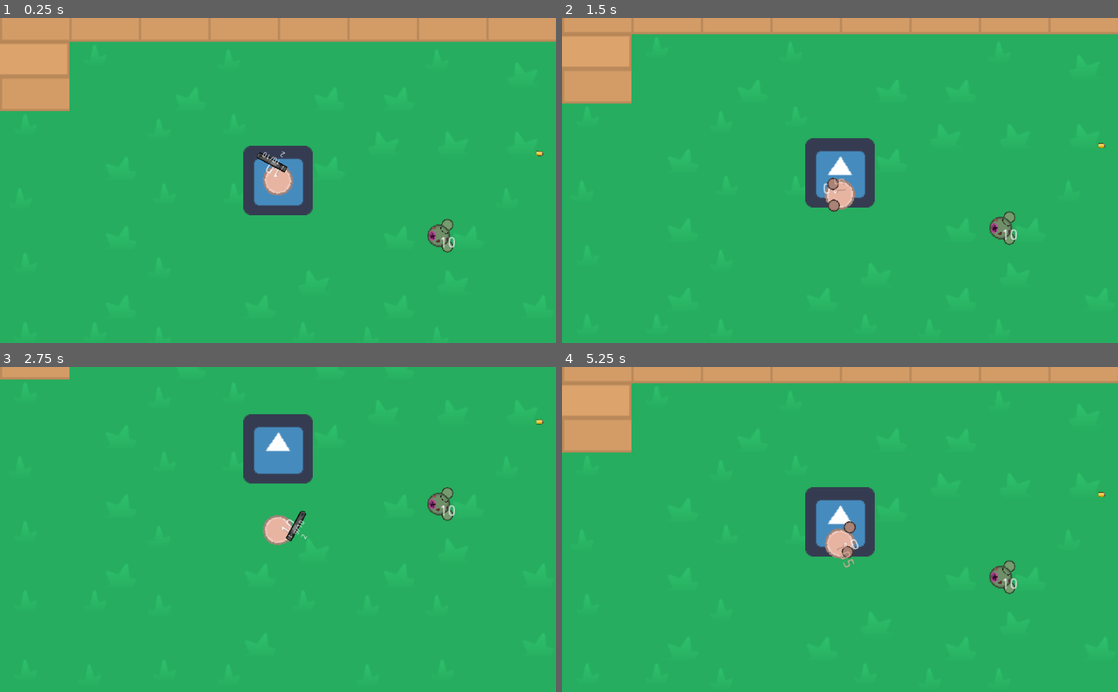
Above: before the commit, frames 1-4 (two rows, left to right).
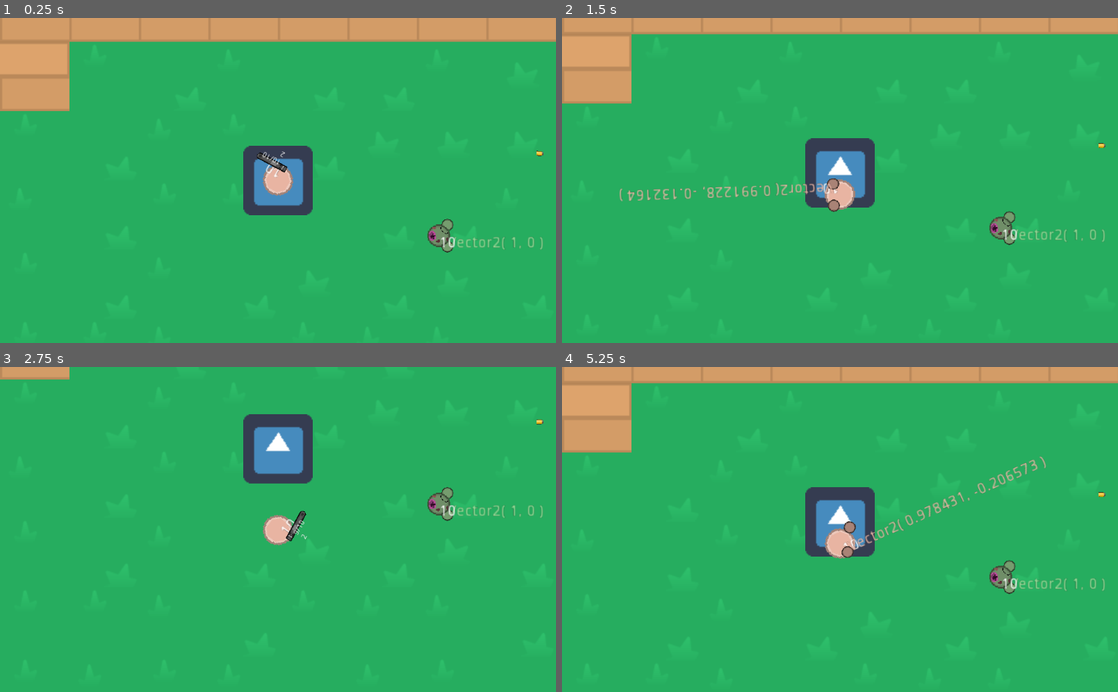
Above: after the commit, the same moments.

Repository: Panda248/Hu-Yang-Yoyale
Game: Godot game, scene res://World.tscn
Two runs of this game, one before a commit and one after it. Both use one fixed random seed, a clock stepped at 60 frames per second and the inputs below. The engine's default icon, where the game draws it, is replaced by a stand-in: a white triangle on a blue panel in a dark square.
Inputs (mouse positions are in pixels of both pictures, inside the frame that each line leads up to):
- Up to frame 1 (0.25 s): no input
- Up to frame 2 (1.5 s): tap Enter at 0.5 s; move the mouse to (962, 164) at 0.52 s; hold E (game_switch_weapon_right) 0.53-1.28 s; click (962, 164) at 0.6 s; right-click (962, 164) at 0.8 s; tap Space at 1.25 s; move the mouse to (728, 196) at 1.27 s; hold Down (ui_down) from 1.28 s (still down); right-click (728, 196) at 1.35 s
- Up to frame 3 (2.75 s): click (166, 545) at 1.55 s; move the mouse to (333, 458) at 2.02 s; release Down (ui_down) at 2.03 s; hold E (game_switch_weapon_right) from 2.03 s (still down); click (333, 458) at 2.1 s; right-click (333, 458) at 2.3 s
- Up to frame 4 (5.25 s): move the mouse to (812, 594) at 2.77 s; release E (game_switch_weapon_right) at 2.78 s; hold Up (ui_up) 2.78-3.53 s; right-click (812, 594) at 2.85 s; click (812, 594) at 3.05 s; move the mouse to (1006, 578) at 3.52 s; hold Q (game_switch_weapon_left) 3.53-5.03 s; click (1006, 578) at 3.6 s; right-click (1006, 578) at 3.8 s; move the mouse to (673, 480) at 4.27 s; right-click (673, 480) at 4.35 s; click (673, 480) at 4.55 s; tap Enter at 5 s; move the mouse to (867, 529) at 5.02 s; hold Down (ui_down) from 5.03 s (still down); click (867, 529) at 5.1 s

The runs differ from the first frame. In frame 1, 0.2% of the frame differs, in the area x 79-98%, y 67-73%; in frame 2, 0.8%; in frame 3, 0.2%; in frame 4, 0.8%, in the area x 49-98%, y 27-70%.

Commit message:
knockback rework
knockback is determined with direction vector and multiplier

Diff:
--- a/Bullet.tscn
+++ b/Bullet.tscn
@@ -4,12 +4,10 @@
 [ext_resource path="res://res/exported/Bullet.png" type="Texture" id=2]
 [ext_resource path="res://scripts/HitBox.gd" type="Script" id=3]
 
-
 [sub_resource type="CircleShape2D" id=1]
 radius = 4.47214
 
 [sub_resource type="CapsuleShape2D" id=2]
-
 
 [node name="Bullet" type="Area2D"]
 scale = Vector2( 0.25, 0.25 )
@@ -23,12 +21,13 @@
 rotation = 1.5708
 texture = ExtResource( 2 )
 
-
-[connection signal="body_shape_entered" from="." to="." method="_on_Bullet_body_shape_entered"]
 [node name="HitBox" type="Area2D" parent="."]
 script = ExtResource( 3 )
+knockbackDirection = Vector2( 1, 0 )
 
 [node name="CollisionShape2D" type="CollisionShape2D" parent="HitBox"]
 modulate = Color( 1, 1, 1, 0.196078 )
 rotation = 1.57231
 shape = SubResource( 2 )
+
+[connection signal="body_shape_entered" from="." to="." method="_on_Bullet_body_shape_entered"]
--- a/Enemy.tscn
+++ b/Enemy.tscn
@@ -73,7 +73,6 @@
 [node name="Fists" parent="." instance=ExtResource( 5 )]
 modulate = Color( 0.635294, 0.839216, 0.592157, 1 )
 position = Vector2( 8, 0 )
-rotation = 1.5708
 
 [node name="Range" type="Area2D" parent="."]
 
--- a/Fists.tscn
+++ b/Fists.tscn
@@ -4,13 +4,8 @@
 [ext_resource path="res://scripts/Fists.gd" type="Script" id=2]
 [ext_resource path="res://res/exported/Hand.png" type="Texture" id=3]
 
-
 [sub_resource type="CapsuleShape2D" id=8]
 height = 8.0
-
-[sub_resource type="CapsuleShape2D" id=3]
-radius = 8.0
-height = 0.0
 
 [sub_resource type="Animation" id=4]
 resource_name = "attackLeft"
@@ -38,7 +33,7 @@
 "times": PoolRealArray( 0 ),
 "transitions": PoolRealArray( 1 ),
 "update": 0,
-"values": [ Vector2( -10, -12 ) ]
+"values": [ Vector2( 12, -10 ) ]
 }
 tracks/2/type = "value"
 tracks/2/path = NodePath("RightFist:position")
@@ -47,11 +42,10 @@
 tracks/2/imported = false
 tracks/2/enabled = true
 tracks/2/keys = {
-
 "times": PoolRealArray( 0, 0.0416667, 0.208333 ),
 "transitions": PoolRealArray( 1, 1, 1 ),
 "update": 0,
-"values": [ Vector2( 10, 0 ), Vector2( 10, 5 ), Vector2( 10, 0 ) ]
+"values": [ Vector2( 0, 10 ), Vector2( -5, 10 ), Vector2( 0, 10 ) ]
 }
 tracks/3/type = "value"
 tracks/3/path = NodePath("LeftFist:position")
@@ -63,9 +57,7 @@
 "times": PoolRealArray( 0, 0.0416667, 0.208333 ),
 "transitions": PoolRealArray( 1, 1, 1 ),
 "update": 0,
-
-"values": [ Vector2( -10, 0 ), Vector2( -10, -15 ), Vector2( -10, 0 ) ]
-
+"values": [ Vector2( 0, -10 ), Vector2( 15, -10 ), Vector2( 0, -10 ) ]
 }
 
 [sub_resource type="Animation" id=5]
@@ -86,7 +78,7 @@
 }
 tracks/1/type = "value"
 tracks/1/path = NodePath("HitBox/CollisionShape2D:position")
-tracks/1/interp = 1
+tracks/1/interp = 2
 tracks/1/loop_wrap = true
 tracks/1/imported = false
 tracks/1/enabled = true
@@ -94,37 +86,31 @@
 "times": PoolRealArray( 0 ),
 "transitions": PoolRealArray( 1 ),
 "update": 0,
-"values": [ Vector2( 10, -12 ) ]
+"values": [ Vector2( 12, 10 ) ]
 }
 tracks/2/type = "value"
-
 tracks/2/path = NodePath("RightFist:position")
-
-tracks/2/interp = 1
+tracks/2/interp = 2
 tracks/2/loop_wrap = true
 tracks/2/imported = false
 tracks/2/enabled = true
 tracks/2/keys = {
-
-"times": PoolRealArray( 0, 0.0416667, 0.208333 ),
+"times": PoolRealArray( 0, 0.042, 0.208333 ),
 "transitions": PoolRealArray( 1, 1, 1 ),
 "update": 0,
-"values": [ Vector2( 10, 0 ), Vector2( 10, -15 ), Vector2( 10, 0 ) ]
+"values": [ Vector2( 0, 10 ), Vector2( 15, 10 ), Vector2( 0, 10 ) ]
 }
 tracks/3/type = "value"
 tracks/3/path = NodePath("LeftFist:position")
-
-tracks/3/interp = 1
+tracks/3/interp = 2
 tracks/3/loop_wrap = true
 tracks/3/imported = false
 tracks/3/enabled = true
 tracks/3/keys = {
-
 "times": PoolRealArray( 0, 0.0416667, 0.208333 ),
 "transitions": PoolRealArray( 1, 1, 1 ),
 "update": 0,
-"values": [ Vector2( -10, 0 ), Vector2( -10, 5 ), Vector2( -10, 0 ) ]
-
+"values": [ Vector2( 0, -10 ), Vector2( -5, -10 ), Vector2( 0, -10 ) ]
 }
 
 [node name="Fists" type="Node2D"]
@@ -133,18 +119,17 @@
 currentClip = -1
 clip = -1
 reloadTimeFrames = -1
-fireRate = 120
+fireRate = 60
 reserveClips = -1
-knockback = 5
+knockbackMultiplier = 100
 
 [node name="HitBox" type="Area2D" parent="."]
 script = ExtResource( 1 )
-knockback = 5
+knockbackDirection = Vector2( 1, 0 )
 
 [node name="CollisionShape2D" type="CollisionShape2D" parent="HitBox"]
 modulate = Color( 1, 1, 1, 0.207843 )
-position = Vector2( 10, -12 )
-rotation = 1.5708
+position = Vector2( 12, 10 )
 shape = SubResource( 8 )
 disabled = true
 
@@ -153,12 +138,12 @@
 anims/attackRight = SubResource( 5 )
 
 [node name="RightFist" type="Sprite" parent="."]
-position = Vector2( 10, 0 )
+position = Vector2( 0, 10 )
 scale = Vector2( 0.403271, 0.383996 )
 texture = ExtResource( 3 )
 
 [node name="LeftFist" type="Sprite" parent="."]
-position = Vector2( -10, 0 )
+position = Vector2( 0, -10 )
 scale = Vector2( 0.4, 0.4 )
 texture = ExtResource( 3 )
 
--- a/Pistol.tscn
+++ b/Pistol.tscn
@@ -3,7 +3,6 @@
 [ext_resource path="res://scripts/Pistol.gd" type="Script" id=1]
 [ext_resource path="res://res/exported/pistol.png" type="Texture" id=2]
 [ext_resource path="res://Bullet.tscn" type="PackedScene" id=3]
-
 
 [node name="Pistol" type="Sprite"]
 scale = Vector2( 0.5, 0.5 )
@@ -12,7 +11,7 @@
 offset = Vector2( -15, -6 )
 script = ExtResource( 1 )
 reloadTimeFrames = 120
-knockback = 5
+knockbackMultiplier = 100
 Bullet = ExtResource( 3 )
 
 [node name="BarrelEnd" type="Position2D" parent="."]
--- a/Player.tscn
+++ b/Player.tscn
@@ -80,7 +80,6 @@
 [node name="Fists" parent="Weapons" instance=ExtResource( 3 )]
 modulate = Color( 0.913725, 0.709804, 0.639216, 1 )
 position = Vector2( 6, 0 )
-rotation = 1.5708
 
 [node name="Equipped" type="Node2D" parent="."]
 
--- a/project.godot
+++ b/project.godot
@@ -45,6 +45,10 @@
 [debug]
 
 shapes/collision/shape_color=Color( 1, 1, 1, 1 )
+
+[display]
+
+window/vsync/vsync_via_compositor=true
 
 [global]
 
@@ -119,10 +123,6 @@
 
 project/assembly_name="Hu Yang Yoyale"
 
-[physics]
-
-common/enable_pause_aware_picking=true
-
 [rendering]
 
 environment/default_environment="res://default_env.tres"
--- a/scripts/BulletManager.gd
+++ b/scripts/BulletManager.gd
@@ -10,9 +10,10 @@
 #func _process(delta):
 #	pass
 
-func bullet_shot(bullet, position, direction, damage, knockback):
+func bullet_shot(bullet, position, direction, damage, knockbackMultiplier):
 	add_child(bullet);
 	bullet.get_node("HitBox").damage = damage
-	bullet.get_node("HitBox").knockback = knockback
+	bullet.get_node("HitBox").knockbackMultiplier = knockbackMultiplier
+	bullet.get_node("HitBox").knockbackDirection = bullet.get_node("HitBox").knockbackDirection.rotated(direction.angle())
 	bullet.global_position = position;
 	bullet.set_direction(direction);
--- a/scripts/Entity.gd
+++ b/scripts/Entity.gd
@@ -3,10 +3,15 @@
 
 export var velocity := 50
 export var health := 10
+var knockback = Vector2.ZERO
+
+func _physics_process(delta):
+	knockback = knockback.move_toward(Vector2.ZERO, 200*delta)
+	knockback = move_and_slide(knockback)
 
 func takeDamage(damage : int):
 	get_node("damageFlash").play("damageFlash")
 	health -= damage
 
 func takeKnockback(hitbox : HitBox):
-	move_and_collide((hitbox.get_owner().global_position.direction_to(global_position)).normalized()*hitbox.knockback)
+	knockback = hitbox.knockbackDirection * hitbox.knockbackMultiplier
--- a/scripts/Fists.gd
+++ b/scripts/Fists.gd
@@ -1,18 +1,21 @@
 extends Weapon
 
 func _enter_tree():
-	$HitBox.damage = damage
+	$HitBox.knockbackMultiplier = self.knockbackMultiplier
+
 func _process(delta):
-	if(self.reloadAndShootDelay > 0):
-		self.reloadAndShootDelay-=1
-	$Label.text = String(reloadAndShootDelay)
+	$Label.text = var2str($HitBox.knockbackDirection)
+
 
 func primaryFire():
 	if reloadAndShootDelay == 0:
+		$HitBox.knockbackDirection = $HitBox.knockbackDirection.rotated(global_rotation-$HitBox.knockbackDirection.angle())
+		print(var2str($HitBox.knockbackDirection))
 		$AnimationPlayer.play("attackLeft")
 		self.reloadAndShootDelay = fireRate
 
 func secondaryFire():
 	if reloadAndShootDelay == 0:
+		$HitBox.knockbackDirection = $HitBox.knockbackDirection.rotated(global_rotation-$HitBox.knockbackDirection.angle())
 		$AnimationPlayer.play("attackRight")
 		self.reloadAndShootDelay = fireRate
--- a/scripts/HitBox.gd
+++ b/scripts/HitBox.gd
@@ -2,7 +2,8 @@
 extends Area2D
 
 export var damage = 0
-export var knockback = 0
+export var knockbackDirection : Vector2 = Vector2.ZERO
+export var knockbackMultiplier = 0
 
 func _init() -> void:
 	collision_layer = 2
--- a/scripts/Pistol.gd
+++ b/scripts/Pistol.gd
@@ -19,7 +19,7 @@
 												bullet_instance,
 												$BarrelEnd.global_position,
 												direction_to_mouse,
-												damage, knockback);
+												damage, knockbackMultiplier);
 			currentClip -=1
 			if(self.currentClip > 0):
 				self.reloadAndShootDelay = fireRate
--- a/scripts/Player.gd
+++ b/scripts/Player.gd
@@ -15,15 +15,17 @@
 
 # Called every frame. 'delta' is the elapsed time since the previous frame.
 func _process(delta):
+	var _motion = Vector2();
+
 	get_node("Label").text = var2str(health)
-	var _motion = Vector2();
 	look_at(get_global_mouse_position());
+
 	input_movement()
 	input_action()
+
 	direction = direction.normalized();
-	_motion = move_and_collide(direction * velocity * delta);
+	move_and_collide(direction * velocity * delta);
 	pass
-
 
 func input_movement():
 	if(Input.is_action_pressed("ui_left")):
--- a/scripts/Weapon.gd
+++ b/scripts/Weapon.gd
@@ -8,7 +8,7 @@
 export var reloadTimeFrames : = 60
 export var fireRate := 10
 export var reserveClips := 2
-export var knockback := 0
+export var knockbackMultiplier := 0
 
 var shotTimeStamp = fireRate*-1
 var reloadAndShootDelay = 0
